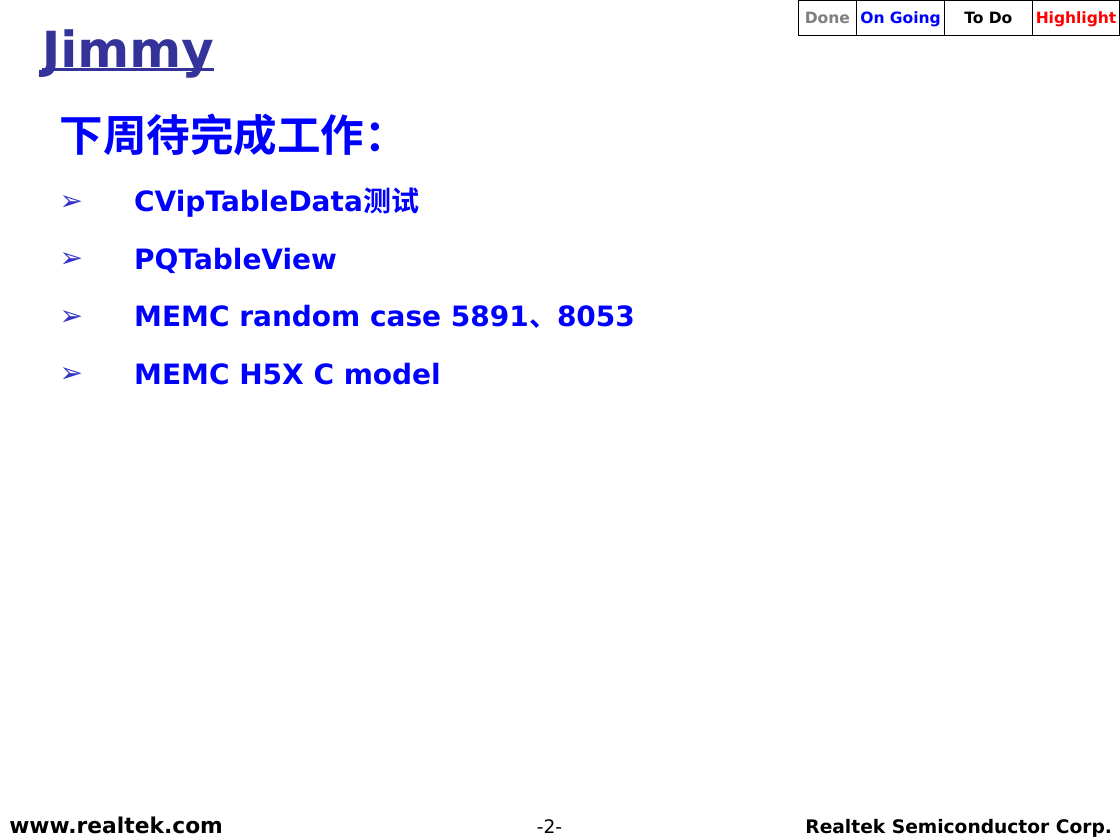
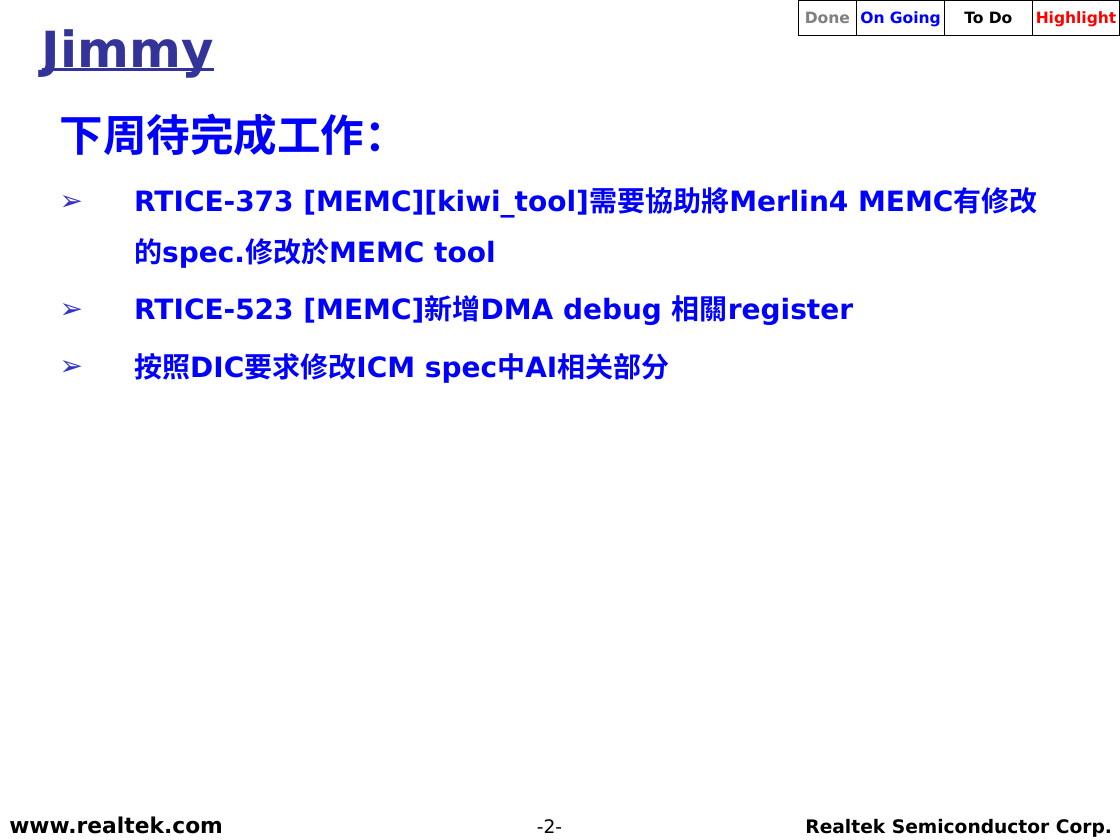
Before and after one commit to weicun581/Weekly_report, a slide deck: slide 2 of 0-周报模板.ppt. Drawn at 1120x840 pixels with LibreOffice and Linux fonts; fonts in the diff are those of the drawing; background and template pictures are left out. Boxes give left, top, right and bottom in pixels: in the first picture for what was removed or moved away, otherwise in the second. Text is boxed around its words. In the diff, an @@ line names an element or a change of style, - is before the commit and + after.

```diff
--- a/0-周报模板.ppt
+++ b/0-周报模板.ppt
@@ text at box(134, 189, 853, 383): text changed @@
-  ➢ CVipTableData测试
-  ➢ PQTableView
-  ➢ MEMC random case 5891、8053
-  ➢ MEMC H5X C model
+  ➢ RTICE-373 [MEMC][kiwi_tool]需要協助將Merlin4 MEMC有修改的spec.修改於MEMC tool
+  ➢ RTICE-523 [MEMC]新增DMA debug 相關register
+  ➢ 按照DIC要求修改ICM spec中AI相关部分
```
Also in this commit, not shown: 1 other slide changed, 1 other file.
